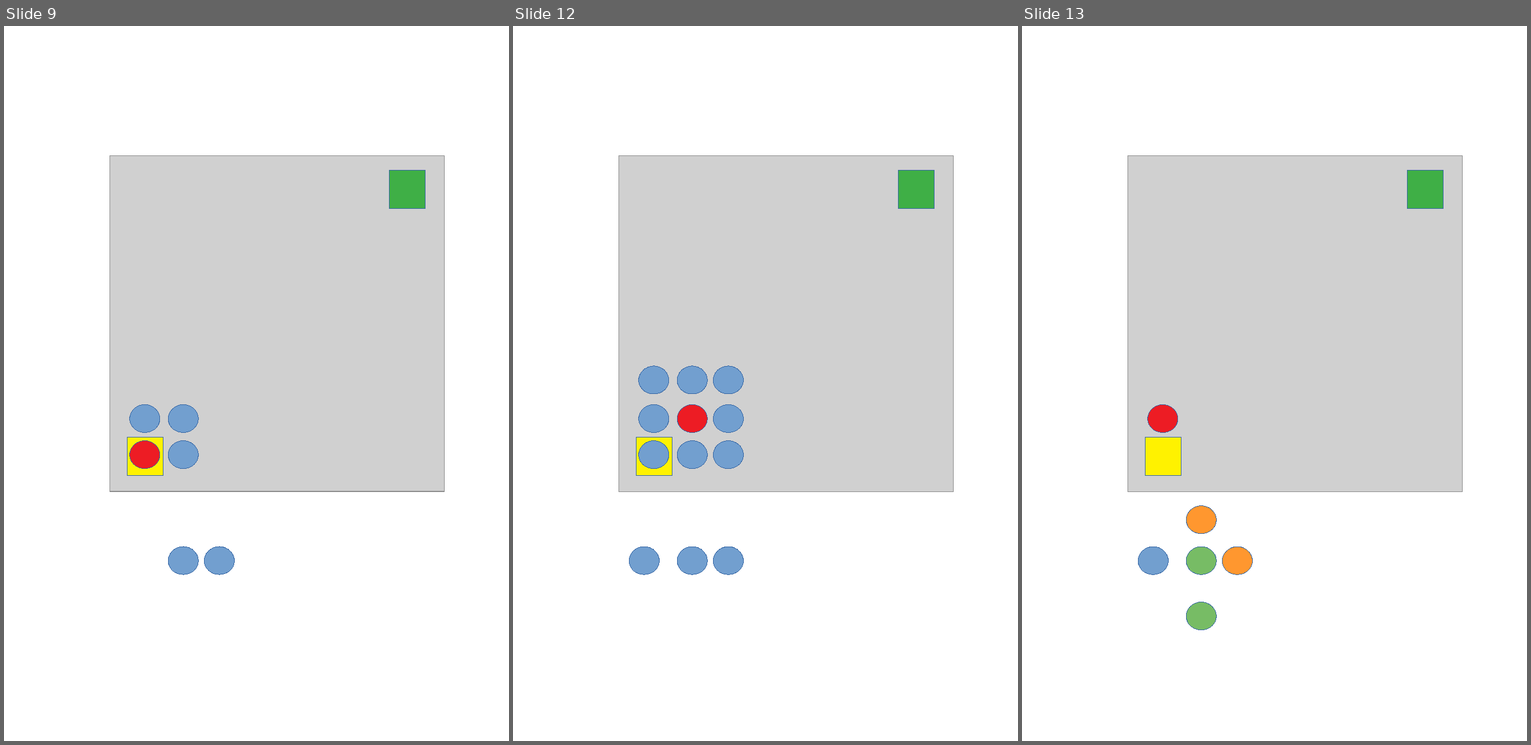
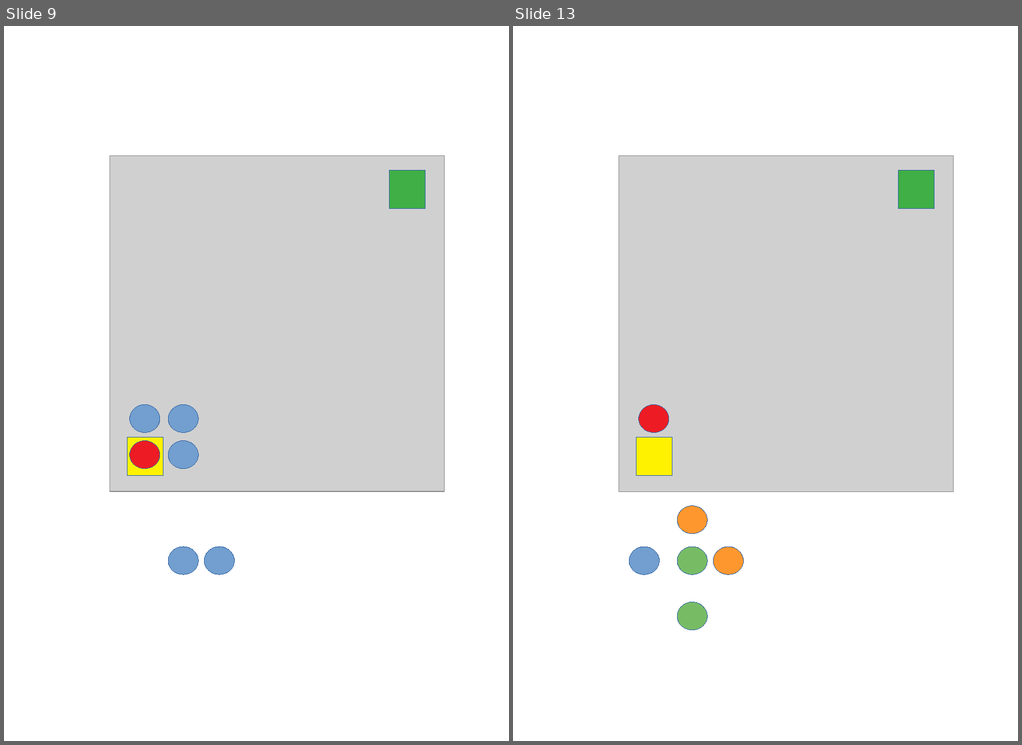
Before and after one commit to fabhrius/La-Cosa, a slide deck: capitulos/9 - Redundancia/cap3 - Redundancia.odp. Shown side by side, each under a label of ours: slides 9, 12 and 13 before the commit, slides 9 and 13 after it; the slides between them are not shown. The pictures are 1531x745 and 1022x745 pixels, drawn with LibreOffice and Linux fonts; fonts in the diff are those of the drawing; grey boxes stand for pictures. Boxes give left, top, right and bottom in pixels: in the first picture for what was removed or moved away, otherwise in the second. Text is boxed around its words. In the diff, an @@ line names an element or a change of style, - is before the commit and + after.

```diff
--- a/capitulos/9 - Redundancia/cap3 - Redundancia.odp
+++ b/capitulos/9 - Redundancia/cap3 - Redundancia.odp
@@ slide 12 removed at <box>513,26,1018,741</box>, background #FFFFFF @@
@@ picture removed at <box>619,155,953,491</box> @@
@@ rectangle removed at <box>899,170,935,209</box> @@
@@ ellipse removed at <box>639,366,669,394</box> @@
@@ ellipse removed at <box>677,366,707,394</box> @@
@@ ellipse removed at <box>713,366,743,394</box> @@
@@ ellipse removed at <box>639,404,669,432</box> @@
@@ ellipse removed at <box>677,404,707,432</box> @@
@@ ellipse removed at <box>713,404,743,432</box> @@
@@ rectangle removed at <box>637,437,673,475</box> @@
@@ ellipse removed at <box>639,440,669,469</box> @@
@@ ellipse removed at <box>677,440,707,469</box> @@
@@ ellipse removed at <box>713,440,743,469</box> @@
@@ ellipse removed at <box>629,546,659,574</box> @@
@@ ellipse removed at <box>677,546,707,574</box> @@
@@ ellipse removed at <box>713,546,743,574</box> @@
```
Also in this commit, not shown: 1 slide changed, 3 slides added, 1 other slide removed, 1 other file.
